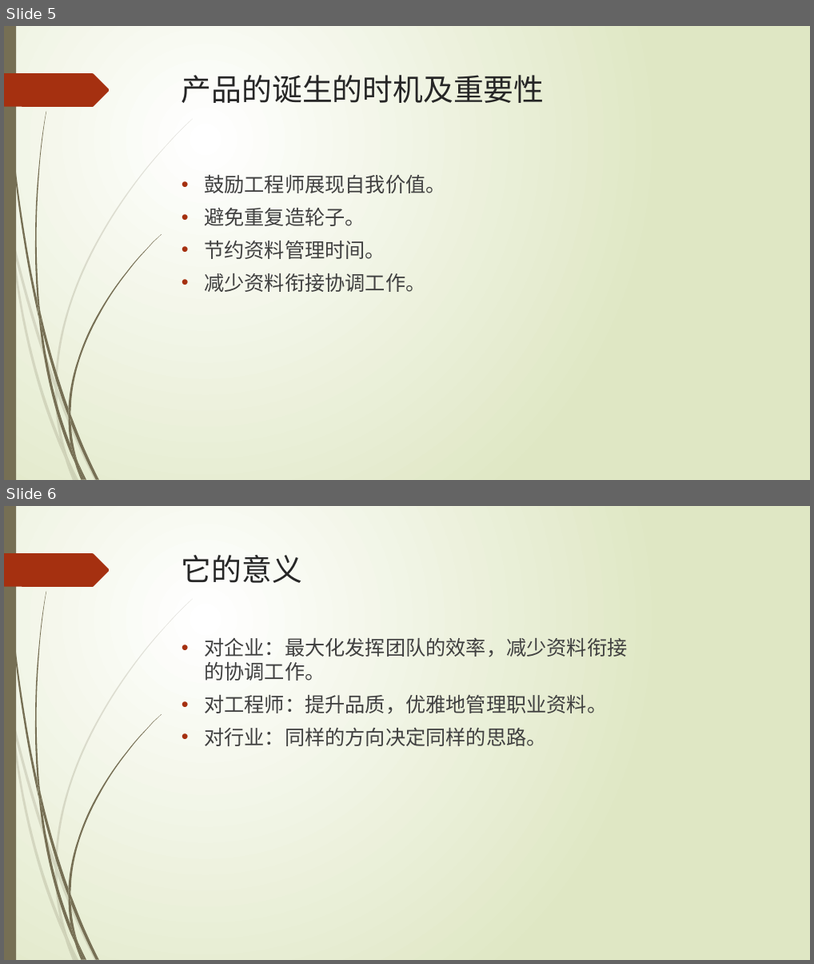
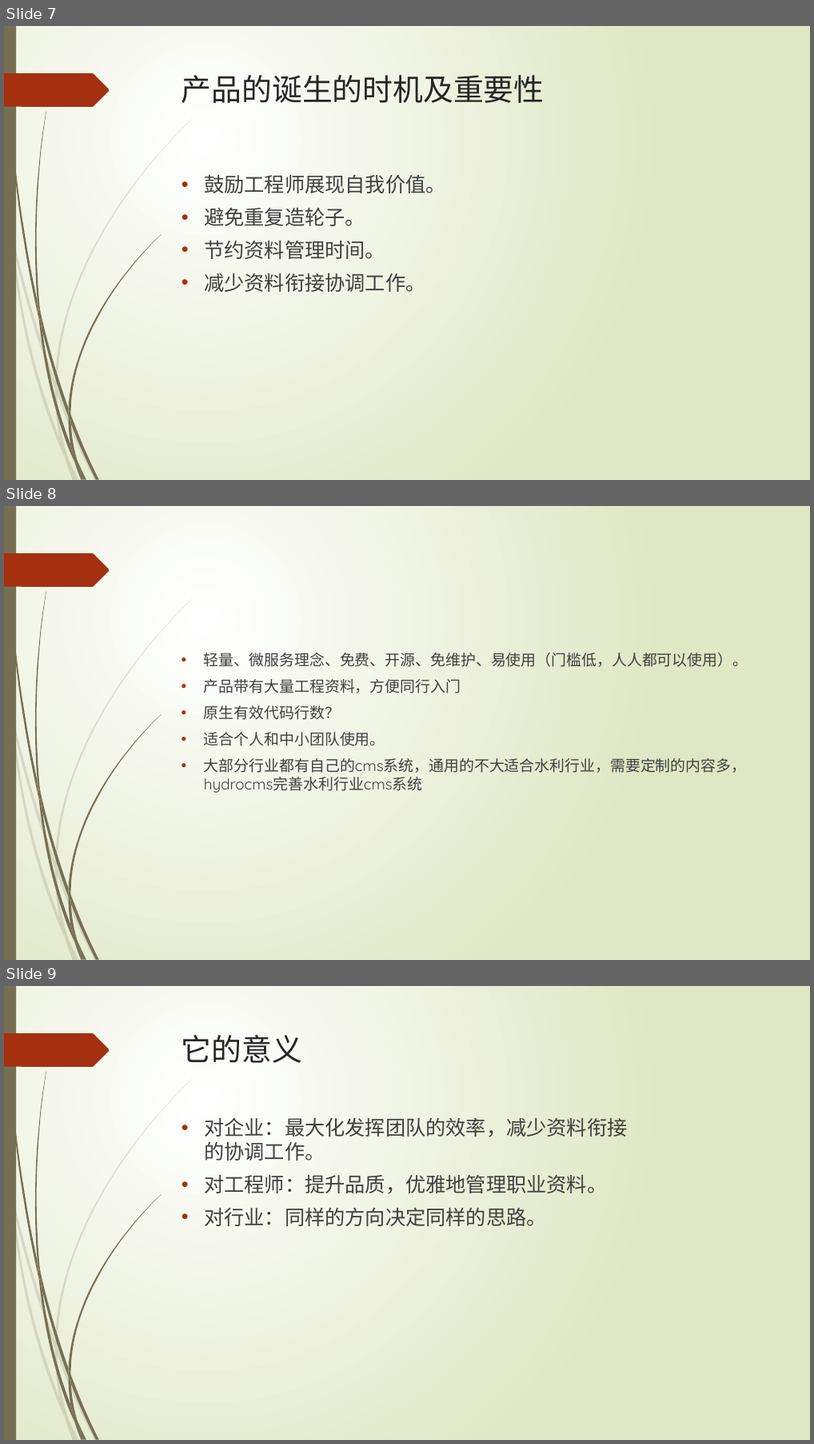
Before and after one commit to 3xxx/StandardMS, a slide deck: document/HydroCMS水利档案管理-展示.pptx. Shown one above the other, each under a label of ours: slides 5 and 6 before the commit, slides 7, 8 and 9 after it. The pictures are 814x964 and 814x1444 pixels, drawn with LibreOffice and Linux fonts; fonts in the diff are those of the drawing. Boxes give left, top, right and bottom in pixels: in the first picture for what was removed or moved away, otherwise in the second. Text is boxed around its words. In the diff, an @@ line names an element or a change of style, - is before the commit and + after.

```diff
--- a/document/HydroCMS水利档案管理-展示.pptx
+++ b/document/HydroCMS水利档案管理-展示.pptx
@@ slide 8 added at (4, 506, 810, 960), background gradient #FFFFFF to #DFE8C4; not listed: 24 template elements that a slide beside it also shows @@
@@ text added at (204, 649, 748, 792), 18 pt, text #404040 @@
+• 轻量、微服务理念、免费、开源、免维护、易使用（门槛低，人人都可以使用）。
+• 产品带有大量工程资料，方便同行入门
+• 原生有效代码行数？
+• 适合个人和中小团队使用。
+• 大部分行业都有自己的cms系统，通用的不大适合水利行业，需要定制的内容多，hydrocms完善水利行业cms系统
@@ what was slide 5 is now slide 7 @@
@@ what was slide 6 is now slide 9 @@
```
Also in this commit, not shown: 7 slides changed, 2 other slides added, 20 other files.
